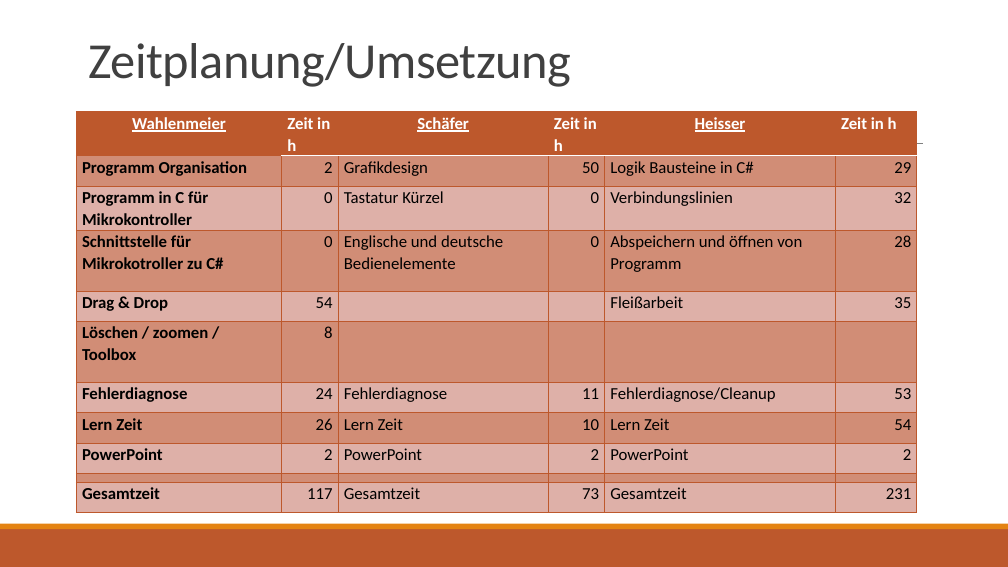
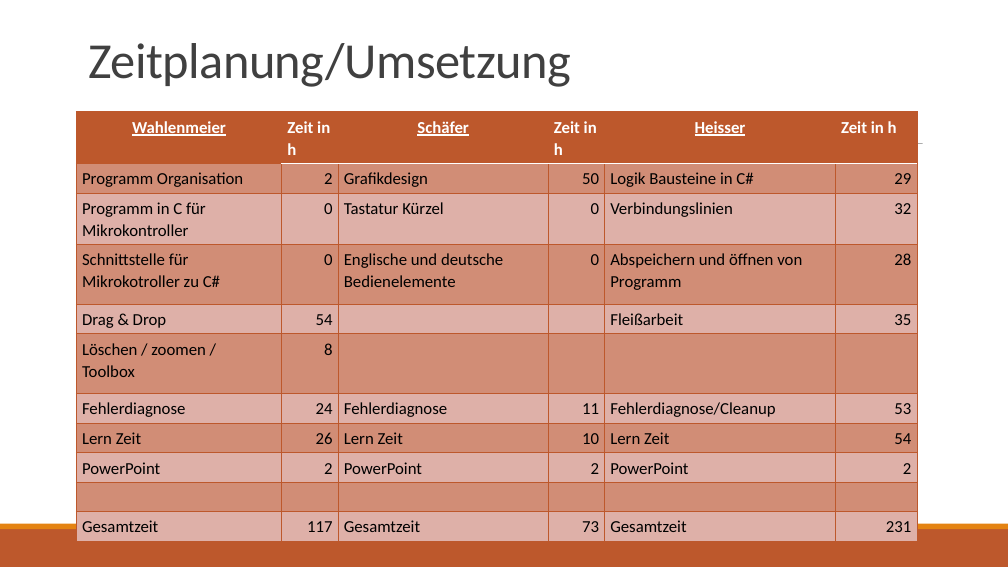
Before and after one commit to M4r3thyu/Error_NameNotFound, a slide deck: slide 7 of Praesentation.pptx. Drawn at 1008x567 pixels with LibreOffice and Linux fonts; fonts in the diff are those of the drawing. Boxes give left, top, right and bottom in pixels: in the first picture for what was removed or moved away, otherwise in the second. Text is boxed around its words. In the diff, an @@ line names an element or a change of style, - is before the commit and + after.

```diff
--- a/Praesentation.pptx
+++ b/Praesentation.pptx
@@ table at (76, 112, 918, 536) @@
@@ fill #BD582C at 40% opacity to #D18D76 in 30 cells @@
@@ fill none to #DEB0A8 in 28 cells @@
@@ bold off in "Programm Organisation", "Programm in C für Mikrokontroller", "Schnittstelle für Mikrokotroller zu C#", "Drag & Drop" and 6 more places @@
@@ borders changed @@
@@ line (99, 144) - (923, 144): stroke #808080 0.5 pt to #808080 0.51 pt @@
```
Also in this commit, not shown: 9 other slides changed, 1 other file.
